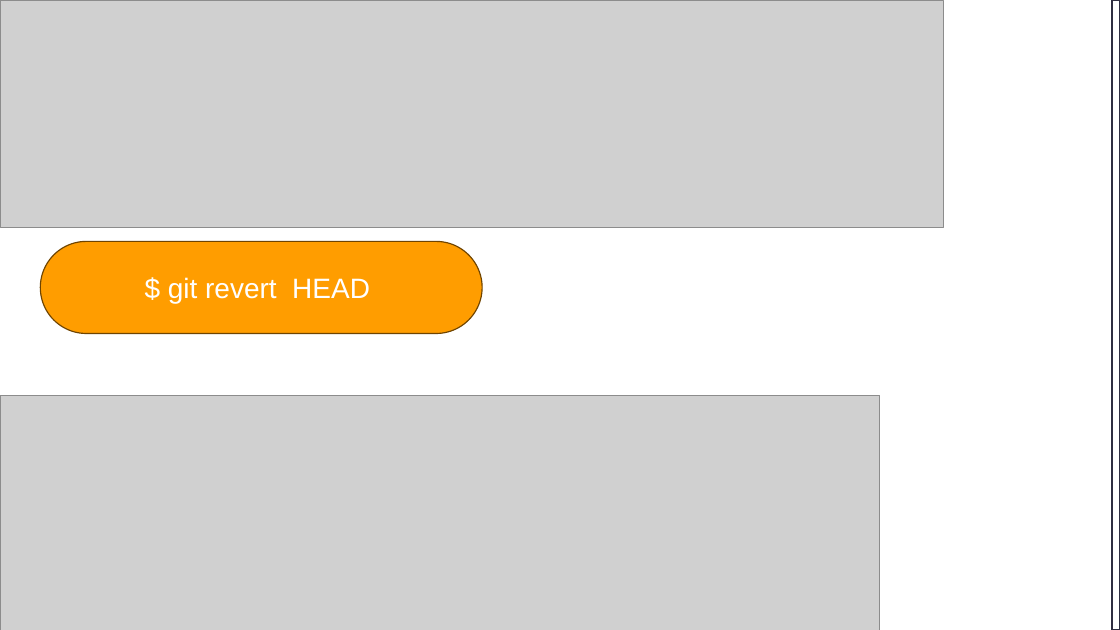
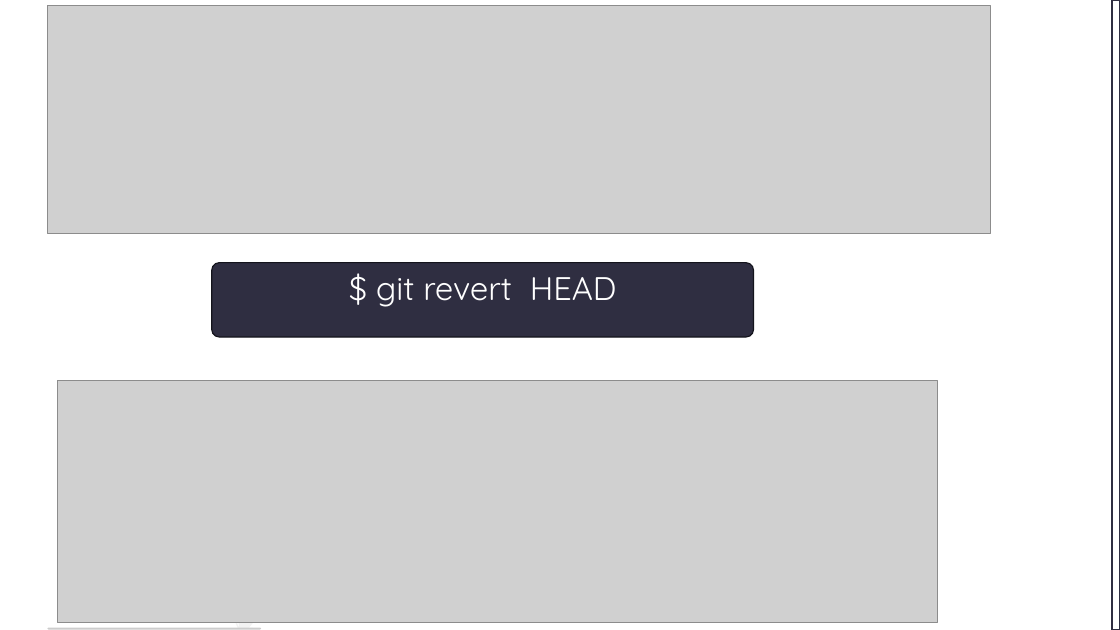
Before and after one commit to AbdessamadAbdaoui/Presentation_Git, a slide deck: slide 13 of presentation_Git.pptx. Drawn at 1120x630 pixels with LibreOffice and Linux fonts; fonts in the diff are those of the drawing; grey boxes stand for pictures. Boxes give left, top, right and bottom in pixels: in the first picture for what was removed or moved away, otherwise in the second. Text is boxed around its words. In the diff, an @@ line names an element or a change of style, - is before the commit and + after.

```diff
--- a/presentation_Git.pptx
+++ b/presentation_Git.pptx
@@ picture: place and size @@
-picture at (0,0,944,228)
+picture at (47,6,991,234)
@@ rounded rectangle "$ git revert HEAD": place and size @@
-rounded rectangle "$ git revert HEAD" at (40,241,482,334)
+rounded rectangle "$ git revert HEAD" at (212,263,754,338)
@@ rounded rectangle "$ git revert HEAD" at (212,263,754,338): size 24 to 28 pt, font Arial to Quicksand; fill #FF9D00 to #2F2E41; outline #704500 1 pt to #15141C 1 pt; proportions changed @@
@@ picture: place and size @@
-picture at (0,395,881,630)
+picture at (57,381,938,623)
@@ freeform shape added at (208,545,255,628), fill #F2F2F2 @@
@@ freeform shape added at (47,628,261,629), fill #CCCCCC @@
```
Also in this commit, not shown: 10 other slides changed, 4 slides added, 10 slides removed.
